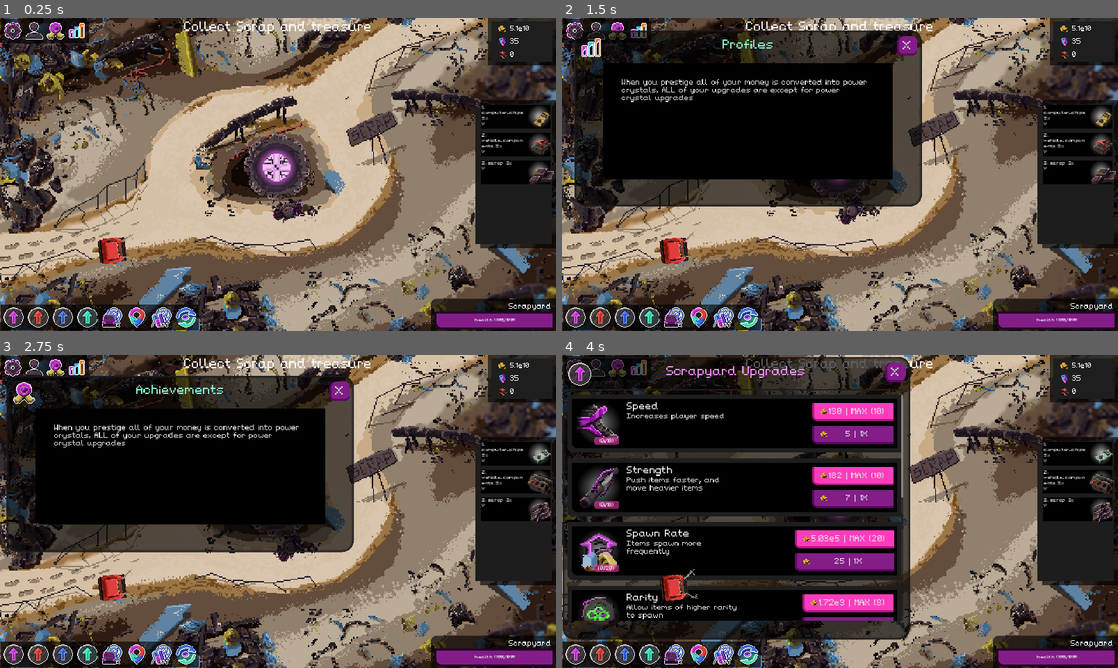
Above: before the commit, frames 1-4 (two rows, left to right).
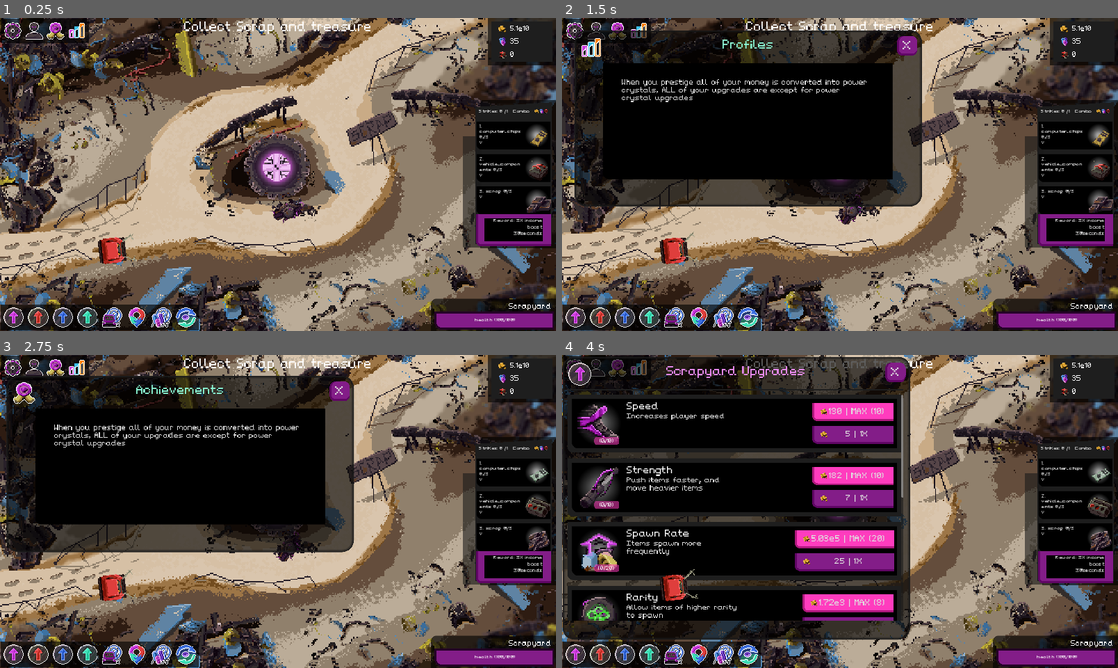
Above: after the commit, the same moments.

Repository: NathanHeaton/Robo-revolution
Game: Godot game, scene res://Main/main.tscn
Two runs of this game, one before a commit and one after it. Both use one fixed random seed, a clock stepped at 60 frames per second and the inputs below.
Inputs (mouse positions are in pixels of both pictures, inside the frame that each line leads up to):
- Up to frame 1 (0.25 s): no input
- Up to frame 2 (1.5 s): click (1106, 111) at 0.5 s; click (595, 30) at 1.25 s
- Up to frame 3 (2.75 s): click (55, 367) at 2 s
- Up to frame 4 (4 s): click (639, 367) at 2.75 s; click (573, 655) at 3.5 s

The runs differ from the first frame. In frame 1, 4.9% of the frame differs, in the area x 83-100%, y 27-74%; in frame 2, 4.9%; in frame 3, 4.9%; in frame 4, 4.9%.

Commit message:
combo logic to check when the correct item is collected now works

Diff:
--- a/robo-revolution/Globals/item_data.gd
+++ b/robo-revolution/Globals/item_data.gd
@@ -1,5 +1,9 @@
 extends Node
 
+signal collected_item(body,item_name)
+
+func item_collected(body,item):
+	emit_signal("collected_item",body,item)
 
 var items: Dictionary = {
 	"scrap":{
--- a/robo-revolution/Main/main.gd
+++ b/robo-revolution/Main/main.gd
@@ -15,6 +15,7 @@
 	GameStats.set_stat("luck","item_spawn_region", Rect2(Vector2(30,30),Vector2(1920 - 60, 1080 - 60)))
 	UpgradeManager.connect("upgrade", Callable(self, "_upgrade"))
 	connect("rarity_upgraded",Callable($Player, "_set_rarity_sprite"))
+	ItemData.connect("collected_item",Callable(self,"_on_item_collector_collect"))
 	$HUD.connect("prestiged", Callable(self, "_prestige"))
 	if (GameStats.stats["companion"]["amount"] > 0):
 		_spawn_companions()
@@ -56,7 +57,8 @@
 	value = (value * GameStats.stats["mult"]["powerC_mult"])
 	return value
 
-func _on_item_collector_collect(body: Node) -> void:
+
+func _on_item_collector_collect(body,item):
 	var gain = 1
 	if (body.get_currency() == "money"):
 		gain = _apply_mult_to_collected_item(body.get_value())
--- a/robo-revolution/Main/main.tscn
+++ b/robo-revolution/Main/main.tscn
@@ -47,7 +47,6 @@
 
 [connection signal="push" from="Player" to="." method="_on_player_push"]
 [connection signal="timeout" from="loot_spawn_timer" to="." method="_spawn_loot"]
-[connection signal="collect" from="Item_Collector" to="." method="_on_item_collector_collect"]
 [connection signal="start_game" from="HUD" to="." method="_on_hud_start_game"]
 [connection signal="timeout" from="power_surge" to="." method="_on_power_surge_timeout"]
 [connection signal="timeout" from="surge_duration" to="." method="_on_surge_duration_timeout"]
--- a/robo-revolution/Scenes/rigid_body_2d.gd
+++ b/robo-revolution/Scenes/rigid_body_2d.gd
@@ -1,6 +1,4 @@
 extends Area2D
-
-signal collect(body)
 
 
 
@@ -19,8 +17,8 @@
 
 
 func _on_body_entered(body: Node) -> void:
-	if body is RigidBody2D:
-		emit_signal("collect", body)
+
+	if body is RigidBody2D && body.has_method("get_item"):
 		body.linear_velocity = Vector2.ZERO #cancels velocity
 		var direction = get_viewport_rect().size/2 - body.global_position
 		var distance = direction.length()
@@ -28,6 +26,7 @@
 		var force = distance * 200
 		body.apply_central_impulse(force)
 		set_collection_animation()
+		ItemData.emit_signal("collected_item", body, body.get_item())
 
 
 func set_collector():
--- a/robo-revolution/Scenes/scrap_treasure.gd
+++ b/robo-revolution/Scenes/scrap_treasure.gd
@@ -35,6 +35,9 @@
 func get_value() -> int:
 	return value
 
+func get_item():
+	return item
+
 func get_currency():
 	var type = "money"
 	if (item.name == "power_crystals"):
--- a/robo-revolution/UI/combo.tscn
+++ b/robo-revolution/UI/combo.tscn
@@ -1,12 +1,16 @@
-[gd_scene load_steps=5 format=3 uid="uid://duh1bxkxexh5v"]
+[gd_scene load_steps=7 format=3 uid="uid://duh1bxkxexh5v"]
 
 [ext_resource type="Script" path="res://combo.gd" id="1_dewhs"]
 [ext_resource type="StyleBox" uid="uid://3ocy40xkcfs3" path="res://Themes/black_transparent_background.tres" id="2_1dyp4"]
 [ext_resource type="Texture2D" uid="uid://c46dbtr3xp40r" path="res://assets/Mini_Icons.png" id="3_frruh"]
+[ext_resource type="StyleBox" uid="uid://b1ba2pu1l6a3m" path="res://styles/normal_buy_button.tres" id="4_qfr8p"]
 
 [sub_resource type="StyleBoxFlat" id="StyleBoxFlat_llima"]
 bg_color = Color(0.6, 0.6, 0.6, 0)
 expand_margin_top = 16.0
+
+[sub_resource type="StyleBoxFlat" id="StyleBoxFlat_nrytt"]
+bg_color = Color(0, 0, 0, 1)
 
 [node name="Combo" type="Control"]
 custom_minimum_size = Vector2(280, 512)
@@ -37,44 +41,66 @@
 color = Color(0.117647, 0.117647, 0.117647, 1)
 polygon = PackedVector2Array(-16, 24, 248, 8, 248, 496, -16, 496)
 
-[node name="Panel" type="Panel" parent="background_panel"]
+[node name="Panel2" type="Panel" parent="background_panel"]
+layout_mode = 0
+offset_left = 256.0
+offset_top = 124.0
+offset_right = 320.0
+offset_bottom = 508.0
+
+[node name="Panel" type="PanelContainer" parent="background_panel"]
+custom_minimum_size = Vector2(240, 0)
 layout_mode = 1
 anchors_preset = -1
 anchor_right = 1.0
 anchor_bottom = 0.969
 offset_left = 24.0
 offset_top = 32.0
-offset_right = -4.0
+offset_right = 4.0
 offset_bottom = -0.128021
 theme_override_styles/panel = SubResource("StyleBoxFlat_llima")
 
-[node name="HBoxContainer" type="HBoxContainer" parent="background_panel/Panel"]
+[node name="combo_content" type="VBoxContainer" parent="background_panel/Panel"]
 layout_mode = 2
-offset_left = -8.0
-offset_right = 234.0
-offset_bottom = 17.0
+theme_override_constants/separation = 32
 
-[node name="TextureButton" type="TextureButton" parent="background_panel/Panel/HBoxContainer"]
+[node name="HBoxContainer" type="HBoxContainer" parent="background_panel/Panel/combo_content"]
+layout_mode = 2
+
+[node name="TextureButton" type="TextureButton" parent="background_panel/Panel/combo_content/HBoxContainer"]
 layout_mode = 2
 size_flags_horizontal = 8
 texture_normal = ExtResource("3_frruh")
 
-[node name="Label" type="Label" parent="background_panel/Panel/HBoxContainer"]
+[node name="Label" type="Label" parent="background_panel/Panel/combo_content/HBoxContainer"]
 layout_mode = 2
 size_flags_horizontal = 6
 text = "Combo"
 
-[node name="combo_content" type="VBoxContainer" parent="background_panel/Panel"]
-custom_minimum_size = Vector2(232, 400)
+[node name="strikes" type="Label" parent="background_panel/Panel/combo_content/HBoxContainer"]
+layout_mode = 2
+size_flags_horizontal = 4
+size_flags_vertical = 8
+text = "Strikes 0 /1"
+vertical_alignment = 1
+
+[node name="reward" type="PanelContainer" parent="background_panel/Panel"]
+layout_mode = 2
+size_flags_vertical = 8
+theme_override_styles/panel = ExtResource("4_qfr8p")
+
+[node name="Panel" type="Panel" parent="background_panel/Panel/reward"]
+custom_minimum_size = Vector2(0, 80)
+layout_mode = 2
+theme_override_styles/panel = SubResource("StyleBoxFlat_nrytt")
+
+[node name="Label" type="Label" parent="background_panel/Panel/reward/Panel"]
 layout_mode = 1
-anchors_preset = -1
-anchor_left = -0.034
-anchor_top = 0.056
-anchor_right = 1.009
+anchors_preset = 15
+anchor_right = 1.0
 anchor_bottom = 1.0
-offset_left = -0.112
-offset_top = 0.0159988
-offset_right = -0.0880127
 grow_horizontal = 2
 grow_vertical = 2
-theme_override_constants/separation = 96
+text = "Reward: 3X income boost
+30seconds"
+autowrap_mode = 2
--- a/robo-revolution/UI/combo_task.tscn
+++ b/robo-revolution/UI/combo_task.tscn
@@ -1,15 +1,17 @@
-[gd_scene load_steps=4 format=3 uid="uid://boegokda70ft5"]
+[gd_scene load_steps=5 format=3 uid="uid://boegokda70ft5"]
 
+[ext_resource type="StyleBox" uid="uid://dakl1ewjnawnr" path="res://styles/combo_task_background.tres" id="1_bqb0w"]
 [ext_resource type="Script" path="res://combo_task.gd" id="1_e70fn"]
 [ext_resource type="Texture2D" uid="uid://emau8dp4fqpx" path="res://assets/Glow_Background.png" id="2_8wysx"]
 
-[sub_resource type="StyleBoxFlat" id="StyleBoxFlat_h45jk"]
-bg_color = Color(0, 0, 0, 1)
+[sub_resource type="StyleBoxFlat" id="StyleBoxFlat_au54g"]
+bg_color = Color(0.6, 0.6, 0.6, 0)
 
 [node name="combo_task" type="Panel"]
-anchors_preset = -1
-offset_right = 235.0
-offset_bottom = 81.0
+custom_minimum_size = Vector2(0, 80)
+offset_right = 263.0
+offset_bottom = 98.0
+theme_override_styles/panel = ExtResource("1_bqb0w")
 script = ExtResource("1_e70fn")
 
 [node name="task" type="Panel" parent="."]
@@ -20,7 +22,7 @@
 anchor_bottom = 1.0
 grow_horizontal = 2
 grow_vertical = 2
-theme_override_styles/panel = SubResource("StyleBoxFlat_h45jk")
+theme_override_styles/panel = SubResource("StyleBoxFlat_au54g")
 
 [node name="HBoxContainer" type="HBoxContainer" parent="task"]
 layout_mode = 1
--- a/robo-revolution/combo.gd
+++ b/robo-revolution/combo.gd
@@ -11,9 +11,14 @@
  impossible
 }
 
+var current_step = 1
+var current_item_in_step
+
 # Called when the node enters the scene tree for the first time.
 func _ready() -> void:
 	_decide_combo_diffculty()
+	ItemData.connect("collected_item",Callable(self,"_update_combo"))
+
 # Called every frame. 'delta' is the elapsed time since the previous frame.
 func _process(delta: float) -> void:
 	pass
@@ -23,9 +28,18 @@
 
 	for tasks in amount_of_tasks:
 		var task_panel = combo_task_scene.instantiate()
+		task_panel.name = "task" + str(tasks+ 1)
 		task_panel.get_intial_data(amount_of_tasks, 0, tasks + 1)
 		$background_panel/Panel/combo_content.add_child(task_panel)
 
+func _update_combo(body,collected_item):
+
+	var path = "background_panel/Panel/combo_content/task"+str(current_step)
+	var current_task = get_node(path)
+	current_item_in_step = current_task.get_item()
+	print(current_task.get_item())
+	if (current_item_in_step == collected_item):
+		print("good jopb")
 
 
 func _decide_combo_diffculty():
@@ -68,6 +82,7 @@
 	return total_task
 
 
+
 func _decide_amount_per_task(t_difficulty):
 	randomize()
 	var total_task = 1
--- a/robo-revolution/combo_task.gd
+++ b/robo-revolution/combo_task.gd
@@ -5,16 +5,30 @@
 var difficulty = 0
 var item
 var step
+var complete = false
+var failed = false
+
+
 
 # Called when the node enters the scene tree for the first time.
 func _ready() -> void:
-	pass # Replace with function body.
-
+	pass
 
 # Called every frame. 'delta' is the elapsed time since the previous frame.
 func _process(delta: float) -> void:
 	pass
 
+func get_complete() -> bool:
+	return complete
+
+func set_complete():
+	complete = true
+
+func set_failed():
+	failed = true
+
+func get_item():
+	return item
 
 func get_intial_data(t_amount, t_difficulty, t_step):
 	step = t_step
@@ -32,11 +46,12 @@
 	sprite.play(item.name)
 	sprite.speed_scale = 0.1
 	sprite.centered = false
+	sprite.get_child(0).visible = false
 	$task/HBoxContainer/loot_texture.add_child(sprite)
 
 
 func _change_description():
-	$task/HBoxContainer/loot_details.text = str(step)+ ". " + item["name"] + " " + str(amount)+ "x\nV"
+	$task/HBoxContainer/loot_details.text = str(step)+ ". " + item["name"] + " 0/" + str(amount)+ "\nV"
 
 
 func _change_amount():
--- /dev/null
+++ b/robo-revolution/styles/combo_task_background.tres
@@ -0,0 +1,14 @@
+[gd_resource type="StyleBoxFlat" format=3 uid="uid://dakl1ewjnawnr"]
+
+[resource]
+bg_color = Color(0, 0, 0, 1)
+border_width_left = 8
+border_width_top = 8
+border_width_right = 8
+border_width_bottom = 8
+border_color = Color(0, 0, 0, 1)
+corner_radius_bottom_left = 16
+expand_margin_left = 8.0
+expand_margin_top = 8.0
+expand_margin_right = 8.0
+expand_margin_bottom = 8.0
